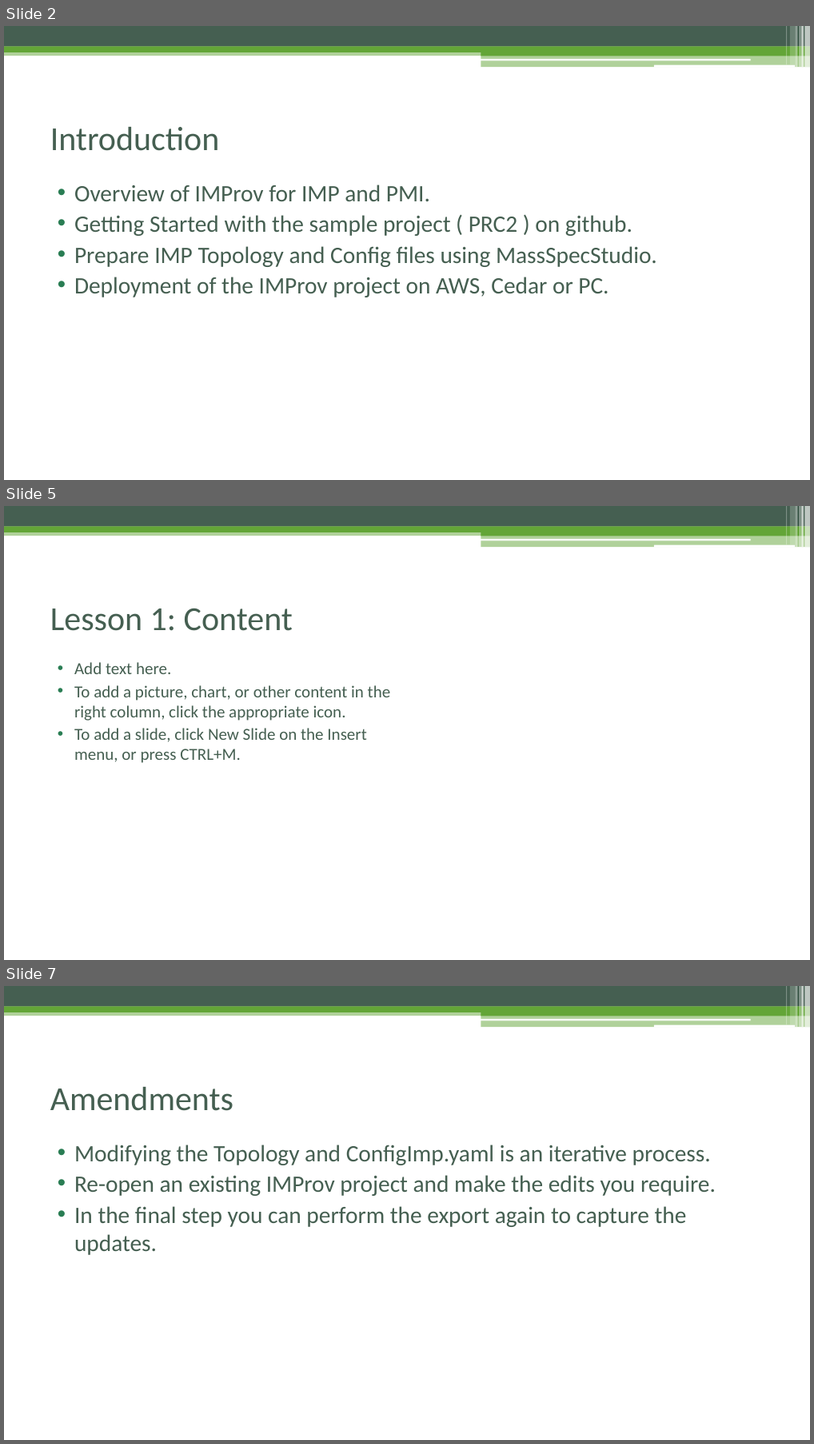
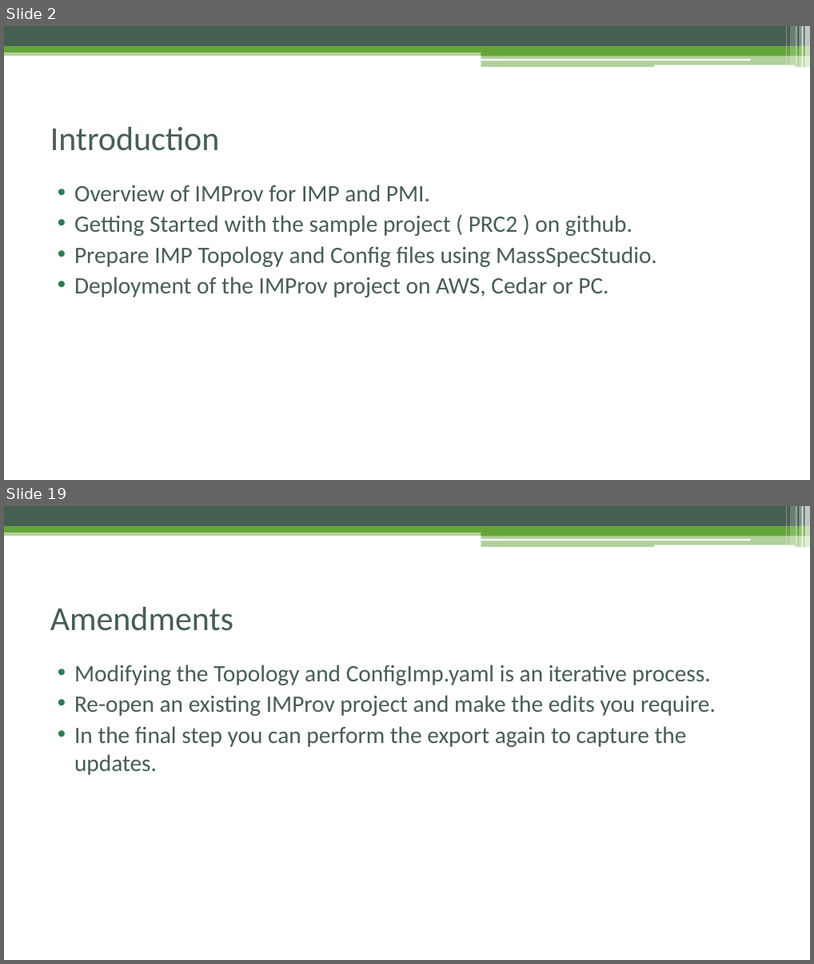
Before and after one commit to pellst/imp_msstudio_init, a slide deck: IMProv_project_prep.pptx. Shown one above the other, each under a label of ours: slides 2, 5 and 7 before the commit, slides 2 and 19 after it; the slides between them are not shown. The pictures are 814x1444 and 814x964 pixels, drawn with LibreOffice and Linux fonts; fonts in the diff are those of the drawing. Boxes give left, top, right and bottom in pixels: in the first picture for what was removed or moved away, otherwise in the second. Text is boxed around its words. In the diff, an @@ line names an element or a change of style, - is before the commit and + after.

```diff
--- a/IMProv_project_prep.pptx
+++ b/IMProv_project_prep.pptx
@@ slide 5 removed at bbox=[4, 506, 810, 960], background #FFFFFF; not listed: 13 template elements that a slide beside it also shows @@
@@ title removed at bbox=[50, 608, 293, 631] @@
-Lesson 1: Content
@@ text removed at bbox=[74, 662, 391, 763] @@
-• Add text here.
-• To add a picture, chart, or other content in the right column, click the appropriate icon.
-• To add a slide, click New Slide on the Insert menu, or press CTRL+M.
@@ what was slide 7 is now slide 19 @@
```
Also in this commit, not shown: 3 slides changed, 21 slides added, 2 other slides removed.
